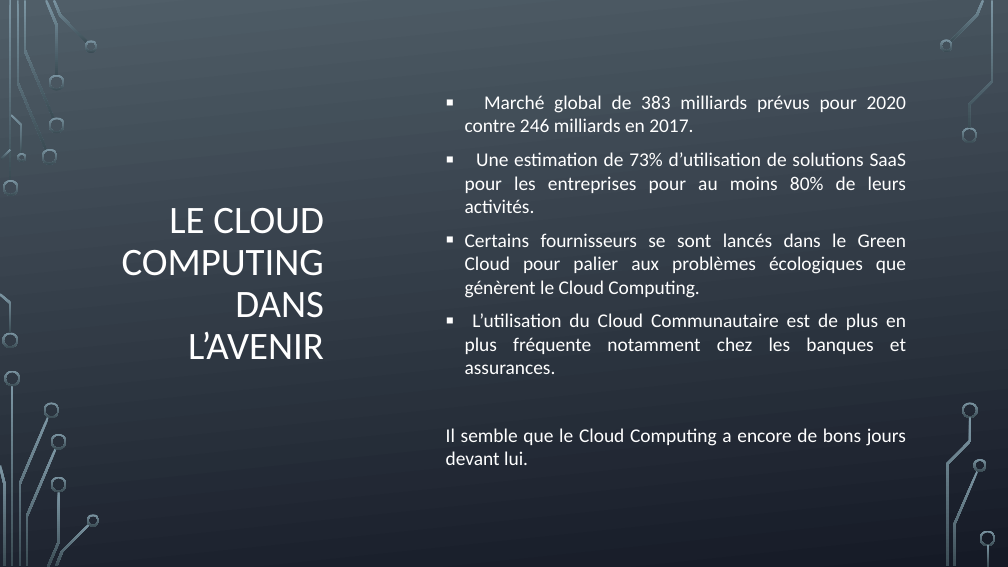
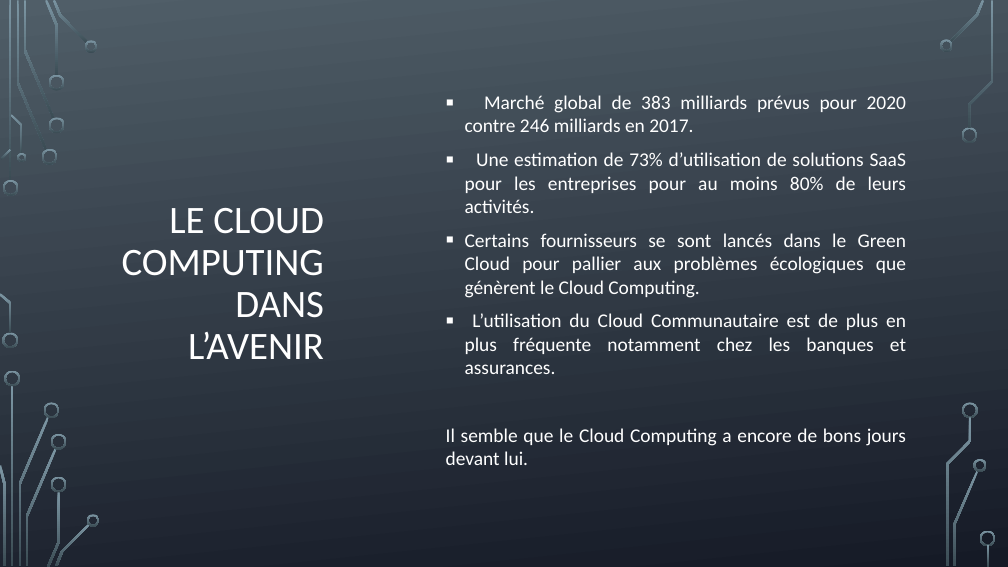
Before and after one commit to CorleoneDany/Cloud-Computing, a slide deck: slide 29 of Cloud Computing - F.pptx. Drawn at 1008x567 pixels with LibreOffice and Linux fonts; fonts in the diff are those of the drawing; background and template pictures are left out. Boxes give left, top, right and bottom in pixels: in the first picture for what was removed or moved away, otherwise in the second. Text is boxed around its words. In the diff, an @@ line names an element or a change of style, - is before the commit and + after.

```diff
--- a/Cloud Computing - F.pptx
+++ b/Cloud Computing - F.pptx
@@ text at (x1=465, y1=233, x2=906, y2=298): text changed @@
-▪ Certains fournisseurs se sont lancés dans le Green Cloud pour palier aux problèmes écologiques que génèrent le Cloud Computing.
+▪ Certains fournisseurs se sont lancés dans le Green Cloud pour pallier aux problèmes écologiques que génèrent le Cloud Computing.
```
Also in this commit, not shown: 8 other slides changed.
